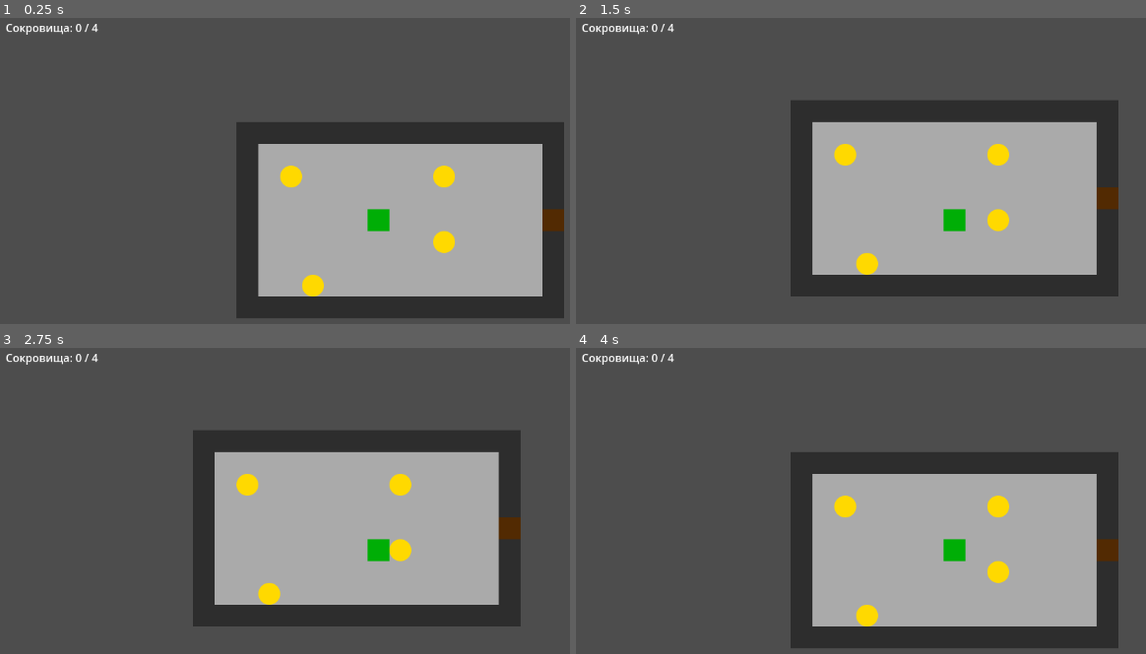
Above: before the commit, frames 1-4 (two rows, left to right).
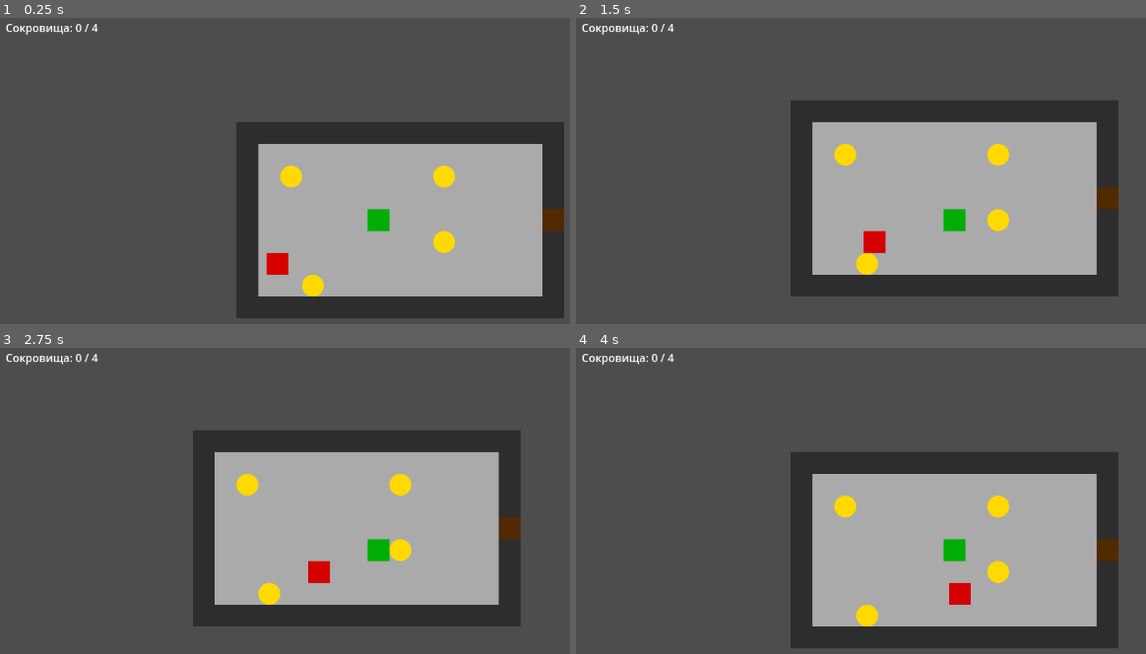
Above: after the commit, the same moments.

Repository: florewa/greedy-archaeologist
Game: Godot game, scene res://scenes/main.tscn
Two runs of this game, one before a commit and one after it. Both use one fixed random seed, a clock stepped at 60 frames per second and the inputs below.
Inputs:
- Up to frame 1 (0.25 s): no input
- Up to frame 2 (1.5 s): hold Right (ui_right) 0.53-1.28 s; hold Down (ui_down) from 1.28 s (still down)
- Up to frame 3 (2.75 s): release Down (ui_down) at 2.03 s; hold Right (ui_right) from 2.03 s (still down)
- Up to frame 4 (4 s): release Right (ui_right) at 2.78 s; hold Up (ui_up) 2.78-3.53 s; hold Left (ui_left) from 3.53 s (still down)

The runs differ from the first frame. In frame 1, 0.3% of the frame differs, in the area x 46-51%, y 76-84%; in frame 2, 0.3%, in the area x 50-55%, y 69-77%; in frame 3, 0.3%; in frame 4, 0.3%.

Commit message:
Stage 2: Исправлена коллизия врага (KillArea)

Diff:
--- /dev/null
+++ b/scenes/enemy.gd
@@ -0,0 +1,29 @@
+extends CharacterBody2D
+
+# Скорость мумии (можно менять в Инспекторе)
+@export var speed = 100
+# Направление движения (1 = вправо, -1 = влево)
+var direction = Vector2.RIGHT
+
+func _physics_process(delta):
+	# Задаем скорость: направление * скорость
+	velocity = direction * speed
+
+	# Двигаем мумию (move_and_slide сама обрабатывает столкновения)
+	move_and_slide()
+
+	# Проверяем, ударилась ли мумия о стену
+	if is_on_wall():
+		# Если ударилась - меняем направление на противоположное
+		direction = direction * -1
+
+		# (Опционально) Отражаем картинку, чтобы смотрела в нужную сторону
+		# $Sprite2D.flip_h = direction.x < 0
+
+
+func _on_kill_area_body_entered(body):
+	# Если тот, кто вошел в зону - это Игрок
+	if body.is_in_group("player"):
+		print("Игрок пойман! Перезагрузка...")
+		# Перезагружаем текущую сцену (Game Over)
+		get_tree().reload_current_scene()
--- /dev/null
+++ b/scenes/enemy.tscn
@@ -0,0 +1,27 @@
+[gd_scene load_steps=5 format=3 uid="uid://7tn0rtqiy42e"]
+
+[ext_resource type="Texture2D" uid="uid://nhlve01yi854" path="res://sprites/mummy.png" id="1_7p1mj"]
+[ext_resource type="Script" uid="uid://0rvdetwm2mcr" path="res://scenes/enemy.gd" id="1_md0e3"]
+
+[sub_resource type="RectangleShape2D" id="RectangleShape2D_md0e3"]
+size = Vector2(40, 40)
+
+[sub_resource type="RectangleShape2D" id="RectangleShape2D_4ra3w"]
+size = Vector2(55, 55)
+
+[node name="Enemy" type="CharacterBody2D"]
+script = ExtResource("1_md0e3")
+
+[node name="Sprite2D" type="Sprite2D" parent="."]
+texture = ExtResource("1_7p1mj")
+
+[node name="CollisionShape2D" type="CollisionShape2D" parent="."]
+shape = SubResource("RectangleShape2D_md0e3")
+
+[node name="KillArea" type="Area2D" parent="."]
+
+[node name="CollisionShape2D" type="CollisionShape2D" parent="KillArea"]
+position = Vector2(-0.25, 0)
+shape = SubResource("RectangleShape2D_4ra3w")
+
+[connection signal="body_entered" from="KillArea" to="." method="_on_kill_area_body_entered"]
--- a/scenes/main.tscn
+++ b/scenes/main.tscn
@@ -6,6 +6,7 @@
 [ext_resource type="Texture2D" uid="uid://dk2ih4y4sauaq" path="res://sprites/floor.png" id="3_jyhfs"]
 [ext_resource type="PackedScene" uid="uid://bql8neqo0p7ji" path="res://scenes/coin.tscn" id="4_jyhfs"]
 [ext_resource type="PackedScene" uid="uid://crqpivpofvkqi" path="res://scenes/door.tscn" id="5_tbgi4"]
+[ext_resource type="PackedScene" uid="uid://7tn0rtqiy42e" path="res://scenes/enemy.tscn" id="7_o6xl0"]
 
 [sub_resource type="TileSetAtlasSource" id="TileSetAtlasSource_tbgi4"]
 texture = ExtResource("2_sugp2")
@@ -57,3 +58,6 @@
 offset_right = 106.0
 offset_bottom = 53.0
 text = "Coins: 0/0"
+
+[node name="Enemy" parent="." instance=ExtResource("7_o6xl0")]
+position = Vector2(-288, 96)
Not shown, added: scenes/enemy.gd.uid
Not shown: 1 places in scenes/main.tscn that only renumber resources
